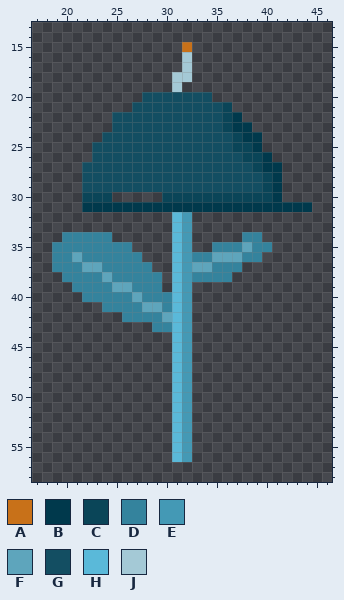
A pixel-art sprite gets an edit: Assets/Resources/Sprite/Plant/pp_Unstable_Idle.png. Above, as it was before the edit.
The file is 192x192 pixels, drawn in blocks of 3x3; one block is one cell here. Shown: x 17..46, y 13..58.
Palette (. is transparent): A #c87119  B #00394c  C #0a4558  D #34839d  E #4499b5  F #5ea5bc  G #134e62  H #5ab9d9  J #a4c9d6
Pixels before, first column x 19:
15 .............A............
16 .............J............
17 .............J............
18 ............JJ............
19 ............J.............
20 .........GGGGGGG..........
21 ........GGGGGGGGGC........
22 ......GGGGGGGGGGGCB.......
23 ......GGGGGGGGGGGCBB......
24 .....GGGGGGGGGGGGGCBB.....
25 ....GGGGGGGGGGGGGGCCB.....
26 ....GGGGGGGGGGGGGGGCCB....
27 ...GGGGGGGGGGGGGGGGGCBB...
28 ...GGGGGGGGGGGGGGGGGGCB...
29 ...GGGGGGGGGGGGGGGGGGCB...
30 ...CCC.....CCCCCCCCCCCB...
31 ...BBBBBBBBBBBBBBBBBBBBBBB
32 ............HE............
33 ............HE............
34 .DDDDD......HE.....DD.....
35 DDDDDDDD....HE..DDDFDD....
36 DDFDDDDDD...HEDDFFFDD.....
37 DDDFFDDDDD..HEFFDDD.......
38 .DDDDFDDDDD.HEDDDD........
39 ..DDDDFFDDD.HE............
40 ...DDDDDFDDDHE............
41 .....DDDDFFDHE............
42 .......DDDDFHE............
43 ..........DDHE............
44 ............HE............
45 ............HE............
46 ............HE............
47 ............HE............
48 ............HE............
49 ............HE............
50 ............HE............
51 ............HE............
52 ............HE............
53 ............HE............
54 ............HE............
55 ............HE............
56 ............HE............
Now the later version:
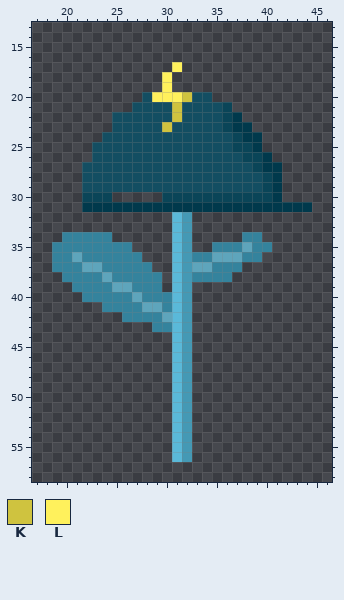
Colours new in this view: K #cfc33f  L #fff15c
The exact change:
Colour K replaces colour G in row 20 at x 32; in rows 21 to 22 at x 31; in row 23 at x 30.
Colour L is added in row 17 at x 31; in rows 18 to 19 at x 30.
Colour L replaces colour G in row 20 at x 29 to 31.
The author cleared colour A in row 15 at x 32.
The author cleared colour J in rows 16 to 17 at x 32; in row 18 at x 31 to 32; in row 19 at x 31.
Pixel boxes of the changes (left, top, right, bottom) in both pictures:
changed: (152, 42, 192, 132)
